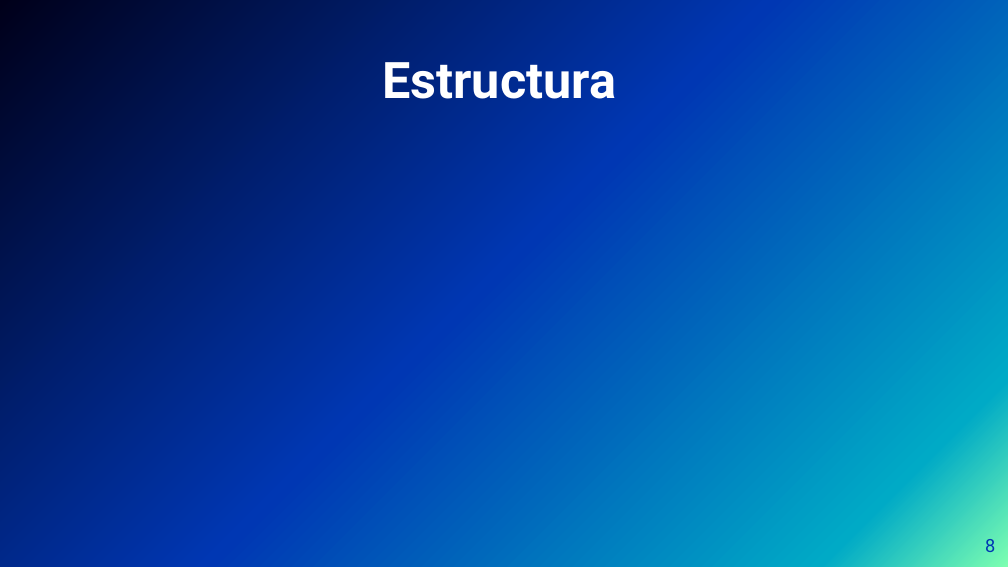
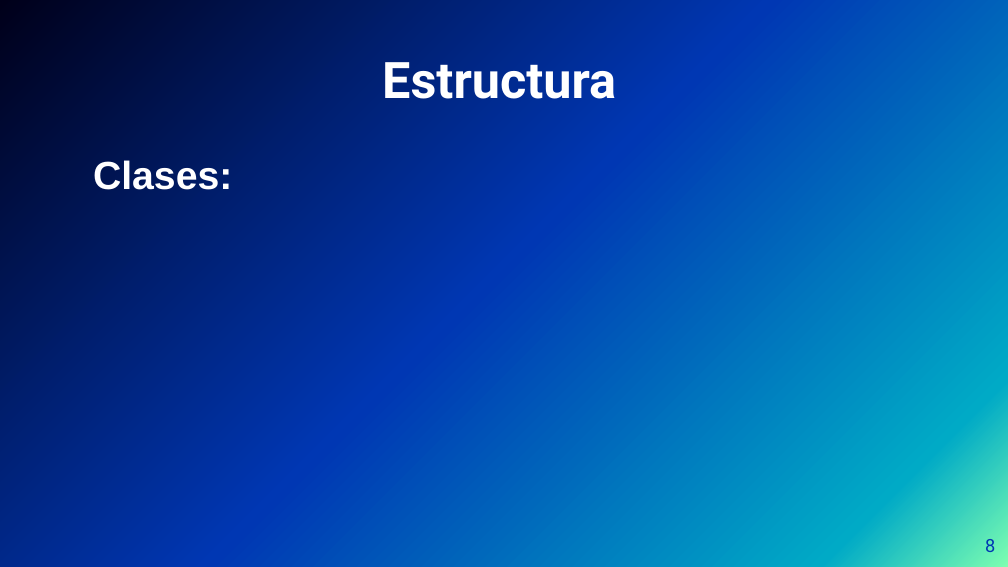
Before and after one commit to Tiinocm/ProyectoIntegrado, a slide deck: slide 8 of carles/presentacion de cronos.pptx. Drawn at 1008x567 pixels with LibreOffice and Linux fonts; fonts in the diff are those of the drawing; background and template pictures are left out. Boxes give left, top, right and bottom in pixels: in the first picture for what was removed or moved away, otherwise in the second. Text is boxed around its words. In the diff, an @@ line names an element or a change of style, - is before the commit and + after.

Commit message:
cambios

```diff
--- a/carles/presentacion de cronos.pptx
+++ b/carles/presentacion de cronos.pptx
@@ text added at bbox=[93, 160, 232, 190], 28 pt, text #FFFFFF, bold @@
+Clases:
```
